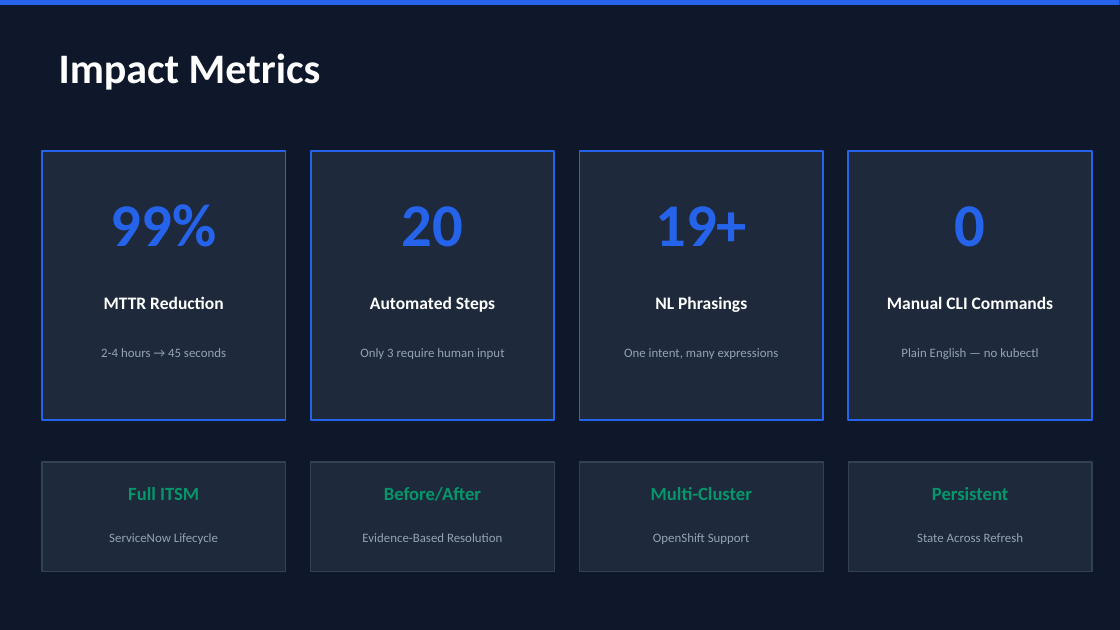
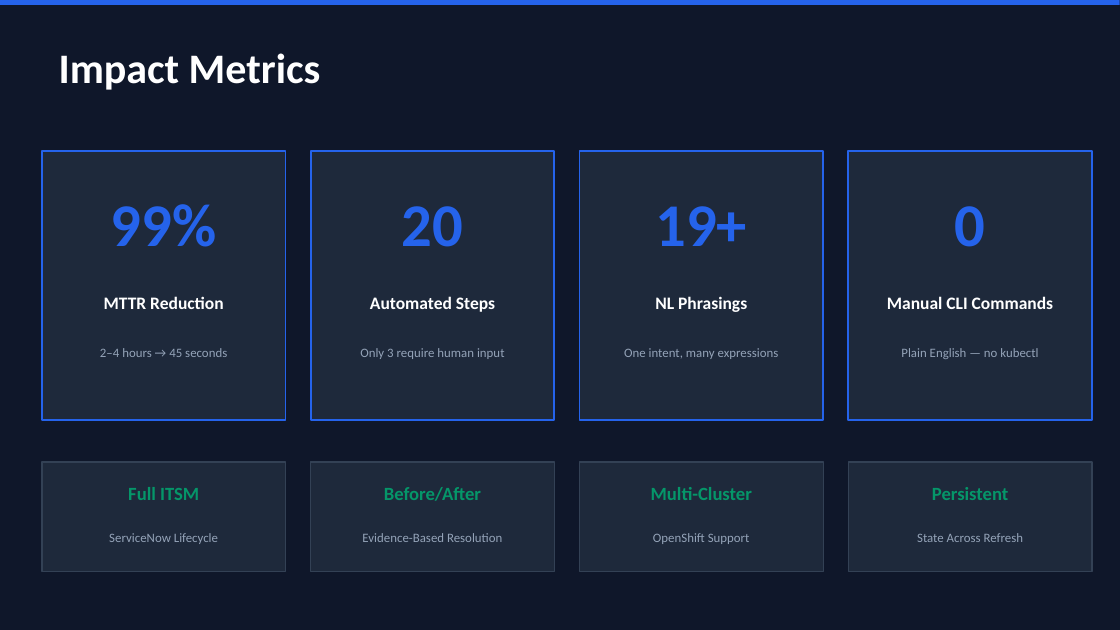
Before and after one commit to cskaruppu/Openshift-mcp-server, a slide deck: slide 7 of document/TCS_Agentic_AI_Hackathon_Presentation.pptx. Drawn at 1120x630 pixels with LibreOffice and Linux fonts; fonts in the diff are those of the drawing. Boxes give left, top, right and bottom in pixels: in the first picture for what was removed or moved away, otherwise in the second. Text is boxed around its words. In the diff, an @@ line names an element or a change of style, - is before the commit and + after.

```diff
--- a/document/TCS_Agentic_AI_Hackathon_Presentation.pptx
+++ b/document/TCS_Agentic_AI_Hackathon_Presentation.pptx
@@ text at bbox=[100, 348, 227, 357]: text changed @@
-2-4 hours → 45 seconds
+2–4 hours → 45 seconds
```
Also in this commit, not shown: 4 other slides changed.
